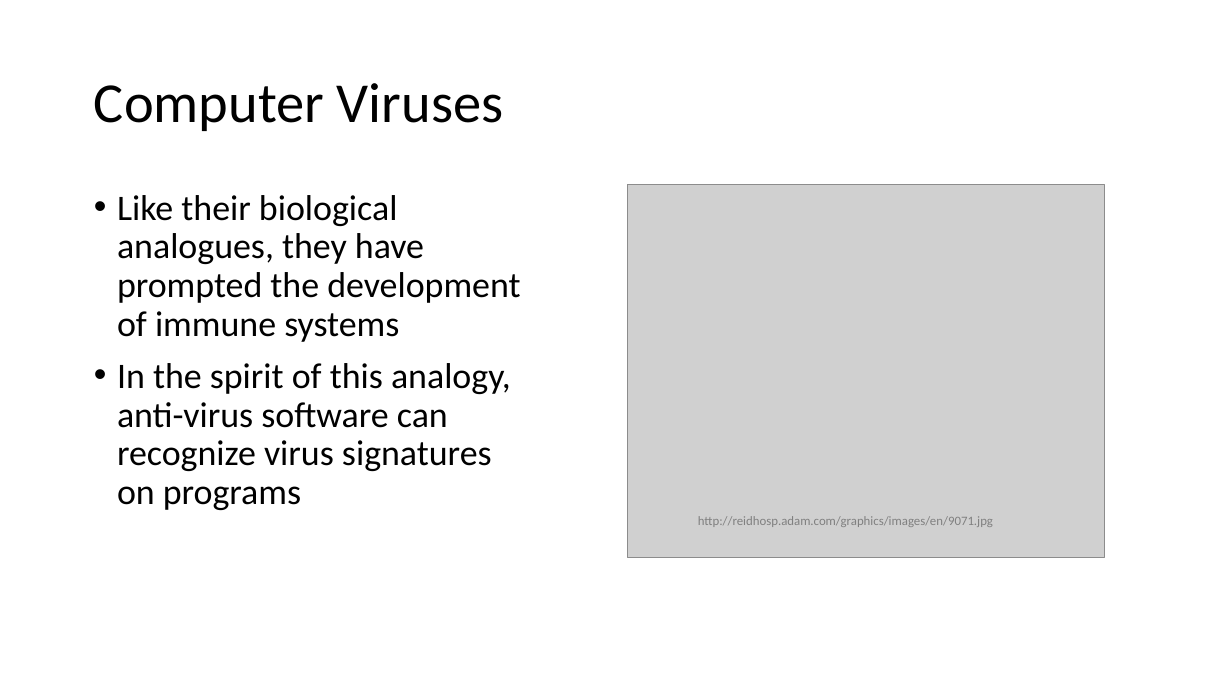
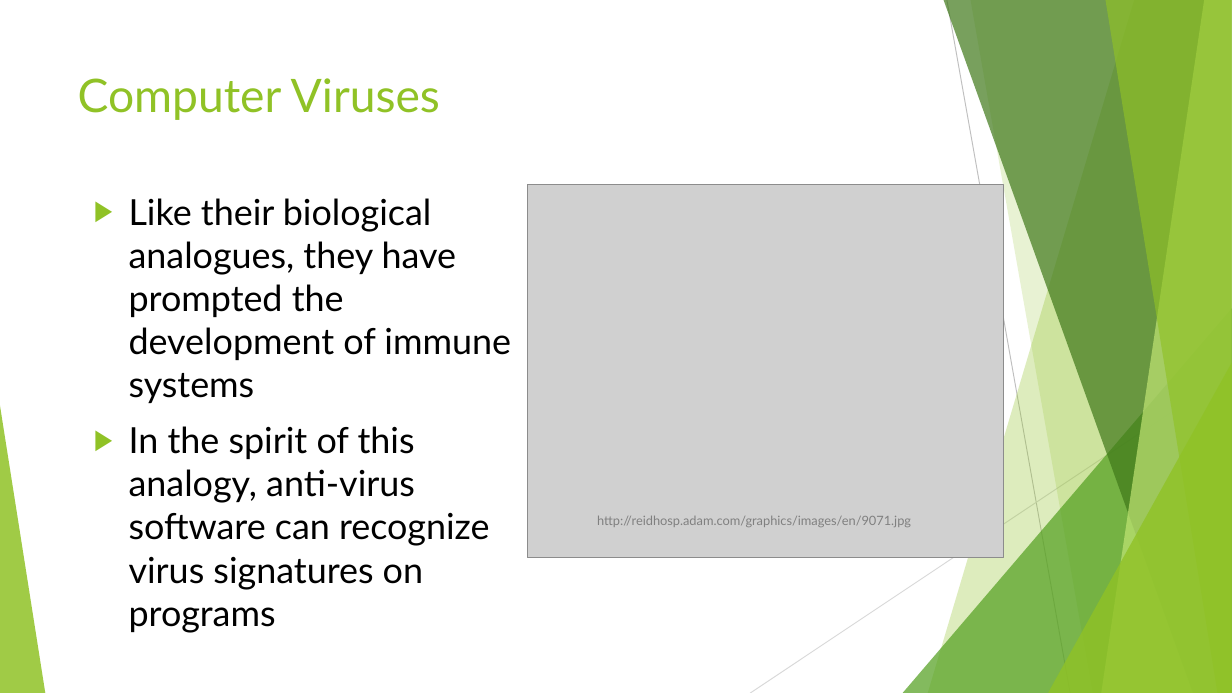
Before and after one commit to BenChurch/Fall2016, a slide deck: slide 25 of CISC879/ChapterPresentation/LectureSlidesCh8.pptx. Drawn at 1232x693 pixels with LibreOffice and Linux fonts; fonts in the diff are those of the drawing; grey boxes stand for pictures. Boxes give left, top, right and bottom in pixels: in the first picture for what was removed or moved away, otherwise in the second. Text is boxed around its words. In the diff, an @@ line names an element or a change of style, - is before the commit and + after.

```diff
--- a/CISC879/ChapterPresentation/LectureSlidesCh8.pptx
+++ b/CISC879/ChapterPresentation/LectureSlidesCh8.pptx
@@ title "Computer Viruses": place and size @@
-title "Computer Viruses" at (94,83,503,131)
+title "Computer Viruses" at (78,78,440,120)
@@ title "Computer Viruses" at (78,78,440,120): size 44 to 36 pt, font Calibri to Lato, text colour #000000 to #90C226; line spacing 0.9 to 1; vertical alignment middle to top @@
@@ text "Like their biological analogues, they ..." at (129,198,511,633): font Calibri to Lato; bullet • to ▶; line spacing 0.9 to 1 @@
@@ picture: place and size @@
-picture at (628,185,1104,558)
+picture at (527,185,1004,558)
@@ group added at (0,0,1232,693): 5 freeform shapes, 3 triangles, 2 lines @@
@@ text "http://reidhosp.adam.com/graphics/images/en/9071.jpg": place and size @@
-text "http://reidhosp.adam.com/graphics/images/en/9071.jpg" at (698,516,993,527)
+text "http://reidhosp.adam.com/graphics/images/en/9071.jpg" at (597,516,911,527)
@@ text "http://reidhosp.adam.com/graphics/images/en/9071.jpg" at (597,516,911,527): font Calibri to Lato @@
```
Also in this commit, not shown: 40 other slides changed, 1 slide added, 6 slides removed, 1 other file.
